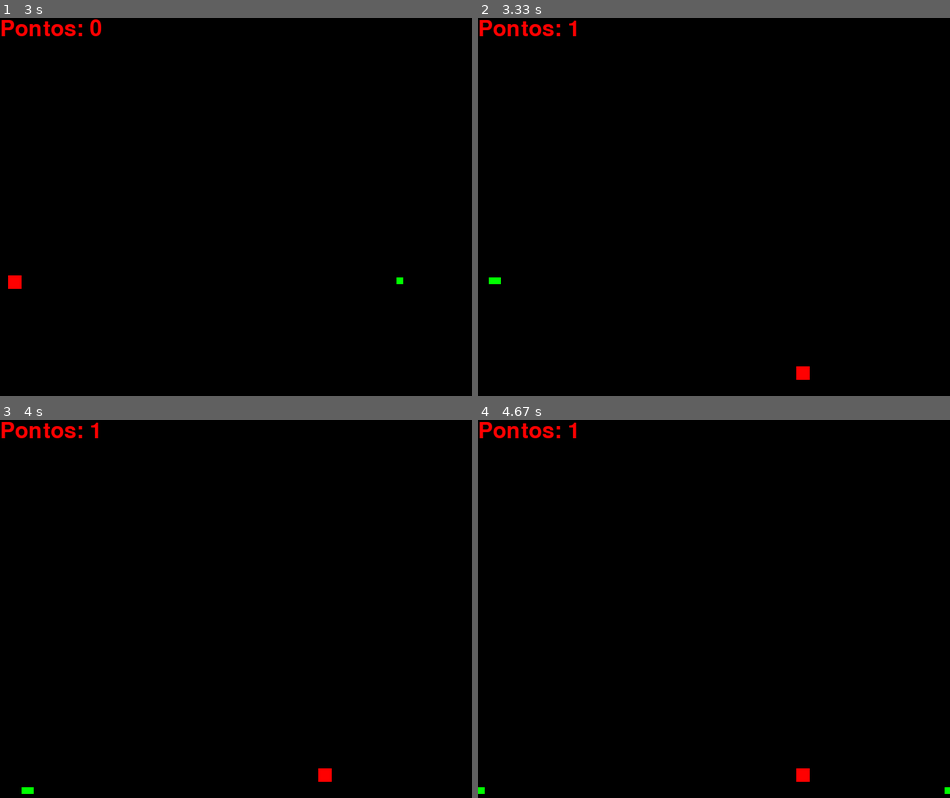
Above: before the commit, frames 1-4 (two rows, left to right).
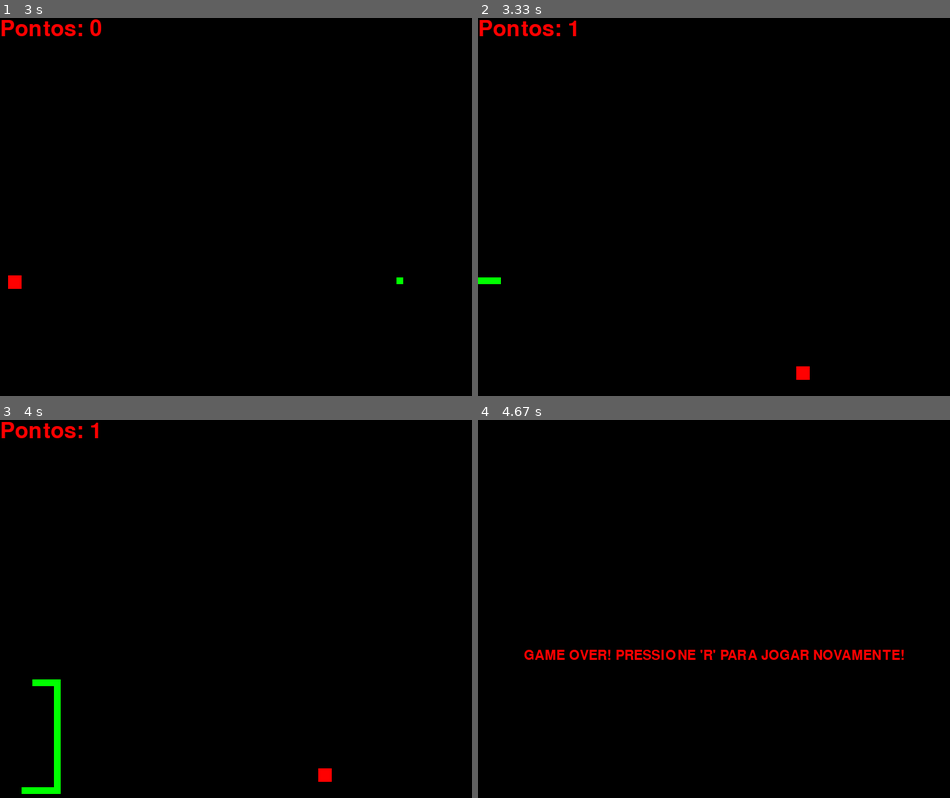
Above: after the commit, the same moments.

Repository: Matheusbarcellos1/Pygame-2021.2
Game: pygame game, started from nome_do_jogo.py
Two runs of this game, one before a commit and one after it. Both use one fixed random seed, a clock stepped at 60 frames per second and the inputs below.
Inputs:
- Up to frame 1 (3 s): hold D 0.33-0.87 s; hold Left 0.33-0.87 s; hold S 1.47-1.93 s; hold Left 1.97-2.37 s; hold W 2.4-2.77 s; hold Right from 2.8 s (still down)
- Up to frame 2 (3.33 s): keep holding Right
- Up to frame 3 (4 s): release Right at 3.43 s; hold S 3.47-3.83 s; hold Left from 3.87 s (still down)
- Up to frame 4 (4.67 s): release Left at 4.33 s; hold D from 4.37 s (still down)

Frame 1 is identical in both runs. In frame 2, less than 0.1% of the frame differs, in the area x 0-3%, y 68-71%; in frame 3, 0.6%; in frame 4, 1.8%, in the area x 0-100%, y 0-99%.

Commit message:
mudanças.8
adicionando condição de morte a cobra

Diff:
--- a/nome_do_jogo.py
+++ b/nome_do_jogo.py
@@ -1,8 +1,8 @@
 import pygame
 from random import randint
-
-from pygame.constants import K_DOWN, K_LEFT, K_RIGHT, K_UP, KEYDOWN, K_a, K_d, K_s, K_w
+from pygame.constants import K_DOWN, K_LEFT, K_RIGHT, K_UP, KEYDOWN, QUIT, K_a, K_d, K_r, K_s, K_w # O que é isso??????
 from config import *
+from sys import exit
 
 
 # from config import **,**,**,**,**
@@ -38,16 +38,33 @@
 # Pontos
 pontos = 0
 
+
+lista_cobra = [] # Para aumento de tamanho
+comprimento_inicial = 1
+state = True # Mantém laço do while enquanto verdadeiro
+morte = False # Variável para quando a cobra de morde
+
 # DEFININDO A FUNÇÃO DE TAMANHO DA OBRA (OBS: RETIRAR DAQUI DEPOIS)
 def cresce_cobra(lista_cobra):
     for posicao in lista_cobra:
         # Lembrando que lista_cobra é uma lista dentro de lista: [[x, y]]
         pygame.draw.rect(window, VERDE, (posicao[0], posicao[1], 10, 10))
 
+# DEFININDO A FUNÇÃO DE REINICIAR O JOGO QUANDO A COBRA SE MORDE (OBS: RETIRAR DAQUI DEPOIS)
+def reinicia_jogo():
 
-lista_cobra = [] # Para aumento de tamanho
-comprimento_inicial = 1
-state = True
+    # Redefinindo as variáveis locais
+    global pontos, comprimento_inicial, x_cobra, y_cobra, x_comida, y_comida, lista_cobra, lista_cabeca, morte
+    pontos = 0
+    comprimento_inicial = 1
+    x_cobra = (largura / 2) - (10 / 2)
+    y_cobra = (altura / 2) - (10 / 2)
+    lista_cabeca = []
+    lista_cobra = []
+    x_comida = randint(0, 600)
+    y_comida = randint(0, 600)
+    morte = False
+
 while state != False:
     if state == True:
         state = 1
@@ -65,17 +82,29 @@
         # Comandos de movimentos da cobra com teclas
         if event.type == KEYDOWN:
             if event.key == K_LEFT or event.key == K_a:
-                vel_x = - (velocidade + 3)
-                vel_y = 0
+                if vel_x == velocidade:
+                    pass
+                else:
+                    vel_x = - (velocidade + 3)
+                    vel_y = 0
             if event.key == K_RIGHT or event.key == K_d:
-                vel_x = velocidade + 3
-                vel_y = 0
+                if vel_x == - velocidade:
+                    pass
+                else:
+                    vel_x = velocidade + 3
+                    vel_y = 0
             if event.key == K_UP or event.key == K_w:
-                vel_x = 0
-                vel_y = - (velocidade + 3)
+                if vel_y == velocidade:
+                    pass
+                else:
+                    vel_x = 0
+                    vel_y = - (velocidade + 3)
             if event.key == K_DOWN or event.key == K_s:
-                vel_x = 0
-                vel_y = velocidade + 3
+                if vel_y == - velocidade:
+                    pass
+                else:
+                    vel_x = 0
+                    vel_y = velocidade + 3
 
     x_cobra += vel_x
     y_cobra += vel_y
@@ -99,7 +128,7 @@
         y_comida = randint(0, 600)
         pontos += 1
         barulho_comendo.play()
-        comprimento_inicial += 1
+        comprimento_inicial += 30
 
 
     # Fazendo a cobra retornar ao lado oposto quando chegar aos extremos
@@ -117,12 +146,33 @@
     lista_cabeca.append(y_cobra)
     lista_cobra.append(lista_cabeca)
 
+    # Faz com que o tamanho da cobra só aumente quando ela coma uma comida
     if len(lista_cobra) > comprimento_inicial:
         del lista_cobra[0]
 
     cresce_cobra(lista_cobra)
 
+    # Condição de morte da cobra
+    if lista_cobra.count(lista_cabeca) > 1:
+        # Mensagem gerada ao jogador morrer
+        fonte2 = pygame.font.Font(None, 30)
+        mensagem = ("GAME OVER! PRESSIONE 'R' PARA JOGAR NOVAMENTE!")
+        texto_formatado = fonte2.render(mensagem, True, VERMELHO)
+        ret_texto = texto_formatado.get_rect()
+
+        morte = True
+        while morte:
+            window.fill(PRETO)
+            for event in pygame.event.get():
+                if event.type == QUIT:
+                    pygame.quit()
+                    exit() # mesmo que: break
+                if event.type == KEYDOWN:
+                    if event.key == K_r:
+                        reinicia_jogo()
+            ret_texto.center = (largura / 2, altura / 2)
+            window.blit(texto_formatado, ret_texto)
+            pygame.display.update()
 
     pygame.display.update()
-
 pygame.quit()
